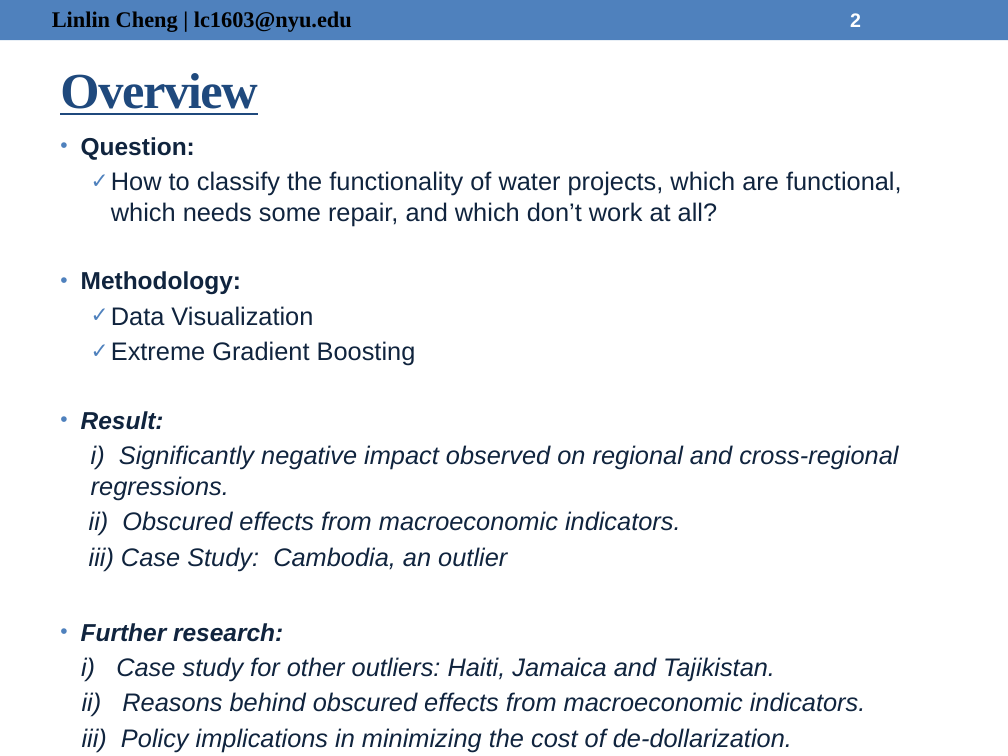
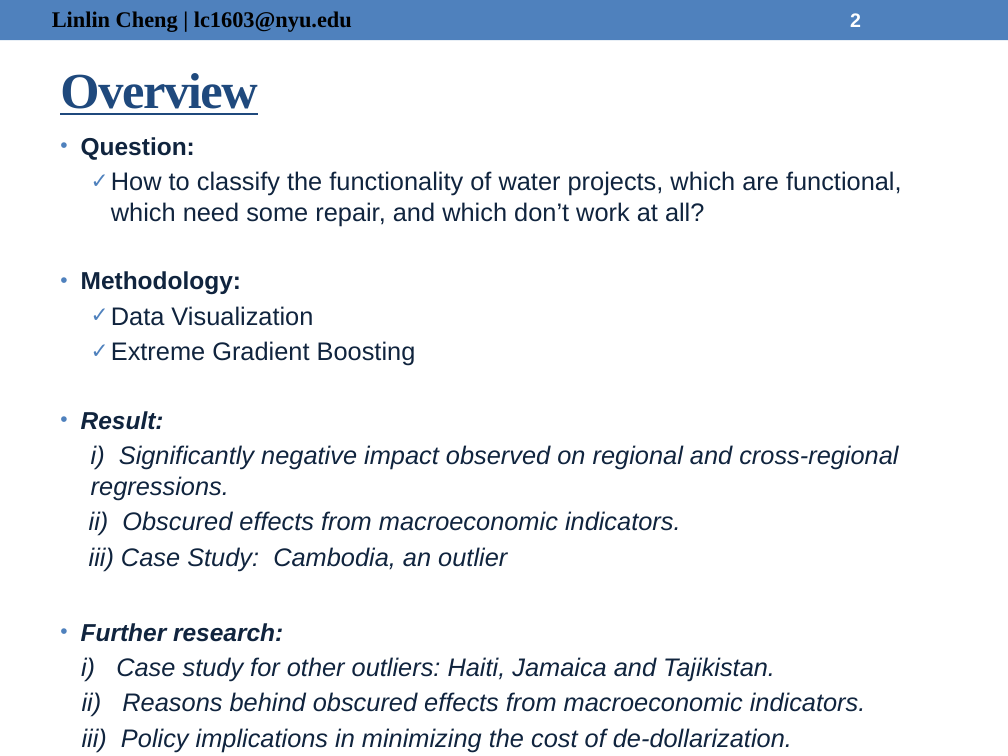
Before and after one commit to nycdatasci/bootcamp006_project, a slide deck: slide 2 of Project5-Capstone/water_proj/water_project.pptx. Drawn at 1008x756 pixels with LibreOffice and Linux fonts; fonts in the diff are those of the drawing. Boxes give left, top, right and bottom in pixels: in the first picture for what was removed or moved away, otherwise in the second. Text is boxed around its words. In the diff, an @@ line names an element or a change of style, - is before the commit and + after.

```diff
--- a/Project5-Capstone/water_proj/water_project.pptx
+++ b/Project5-Capstone/water_proj/water_project.pptx
@@ text at <box>111,171,902,226</box>: text changed @@
-  ✓ How to classify the functionality of water projects, which are functional, which needs some repair, and which don’t work at all?
+  ✓ How to classify the functionality of water projects, which are functional, which need some repair, and which don’t work at all?
```
Also in this commit, not shown: 1 other slide changed.
